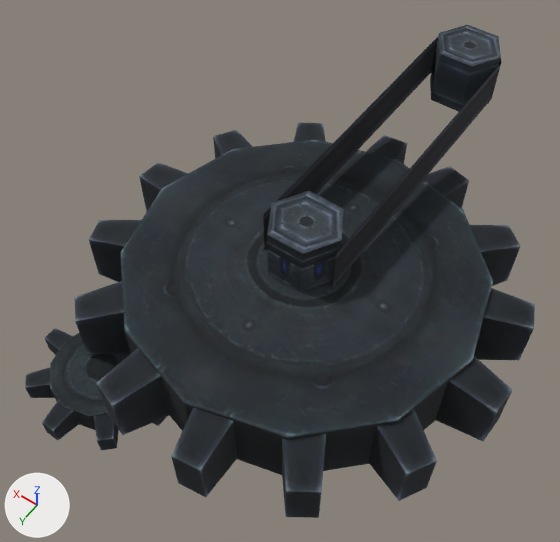
The OBJ model sceneobjs/tanxian_fuben_257/tanxian_fuben_257_xiaowujian_03.obj, before and after one commit.
Before and after are seen from a 50 mm lens placed at (-784.0, 441.0, 1967.0), pointed at (122.0, -826.0, -24.0). The lights are fixed; the arrows at lower left show +X, +Y and +Z. Where no turn or scale is listed for an object, it has been applied to the vertices.

Objects in the first picture: 'tanxian_fuben_257_xiaowujian_03'.
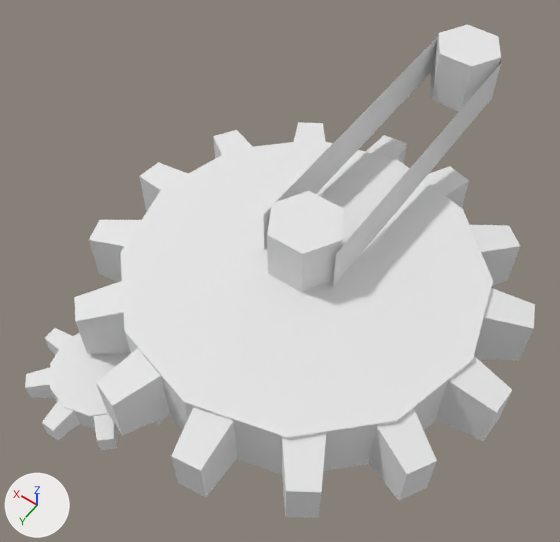
The edits, one by one:
Material 'material_1' (mat_material_1_1) is new.
Its base color is (0.8, 0.8, 0.8) (white #e7e7e7).
Its roughness is 1.0.
me_tanxian_fuben_257_xiaowujian_03 has 292 vertices, 398 faces and spans x -689.0..689.0, y -1888.0..-14.0, z -339.0..339.0.
me_tanxian_fuben_257_xiaowujian_03 no longer uses material mat_material_1 (picture img_tanxian_fuben_257_xiaowujian_01_d1_png).
me_tanxian_fuben_257_xiaowujian_03 now uses material mat_material_1_1 (white #e7e7e7).

Where the change shows, as pixel boxes [x1, y1, x2, y2] in the pictures (560 x 542 px):
'tanxian_fuben_257_xiaowujian_03', recoloured (black to white)
    both: [25, 25, 535, 518]
